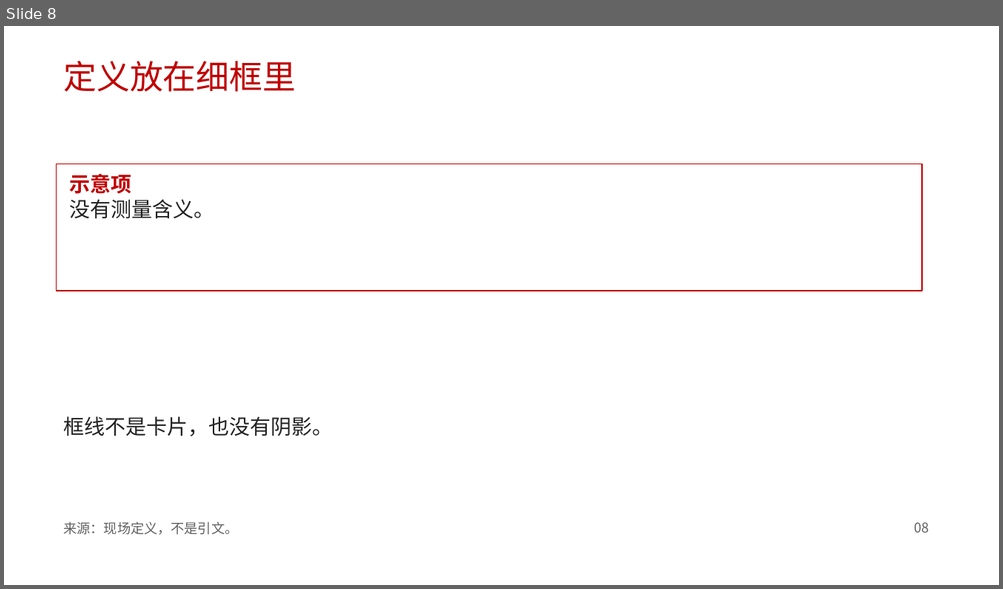
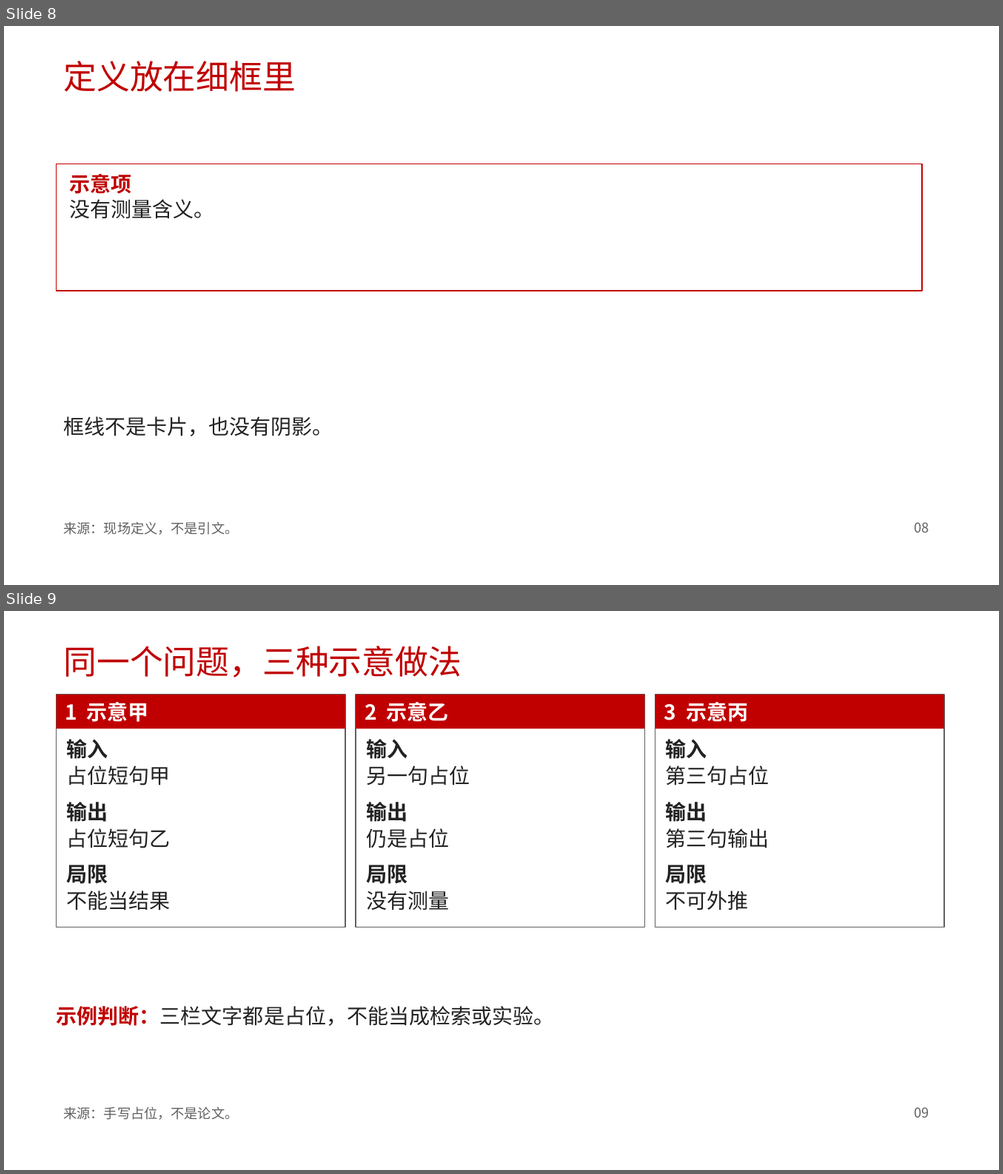
Before and after one commit to 121209/stanford-lecture-ppt-skill, a slide deck: assets/layout-samples/basics.pptx. Shown one above the other, each under a label of ours: slide 8 before the commit, slides 8 and 9 after it. The pictures are 1003x589 and 1003x1174 pixels, drawn with LibreOffice and Linux fonts; fonts in the diff are those of the drawing. Boxes give left, top, right and bottom in pixels: in the first picture for what was removed or moved away, otherwise in the second. Text is boxed around its words. In the diff, an @@ line names an element or a change of style, - is before the commit and + after.

```diff
--- a/assets/layout-samples/basics.pptx
+++ b/assets/layout-samples/basics.pptx
@@ slide 9 added at [4,611,999,1170], background #FFFFFF @@
@@ text added at [63,646,461,678], 32 pt, text #C00000 @@
+同一个问题，三种示意做法
@@ rectangle added at [57,695,345,927], fill #FFFFFF, outline #606060 1 pt @@
@@ rectangle added at [57,695,345,729], fill #C00000, 20 pt, text #FFFFFF, bold @@
+1 示意甲
@@ rectangle added at [356,695,644,927], fill #FFFFFF, outline #606060 1 pt @@
@@ rectangle added at [356,695,644,729], fill #C00000, 20 pt, text #FFFFFF, bold @@
+2 示意乙
@@ rectangle added at [655,695,944,927], fill #FFFFFF, outline #606060 1 pt @@
@@ rectangle added at [655,695,944,729], fill #C00000, 20 pt, text #FFFFFF, bold @@
+3 示意丙
@@ text added at [67,739,108,759], 20 pt, text #222222, bold @@
+输入
@@ text added at [366,739,407,759], 20 pt, text #222222, bold @@
+输入
@@ text added at [666,739,707,759], 20 pt, text #222222, bold @@
+输入
@@ text added at [67,766,170,786], 20 pt, text #222222 @@
+占位短句甲
@@ text added at [366,766,469,786], 20 pt, text #222222 @@
+另一句占位
@@ text added at [666,766,769,786], 20 pt, text #222222 @@
+第三句占位
@@ text added at [67,802,108,822], 20 pt, text #222222, bold @@
+输出
@@ text added at [366,802,407,822], 20 pt, text #222222, bold @@
+输出
@@ text added at [666,802,707,822], 20 pt, text #222222, bold @@
+输出
@@ text added at [67,829,170,849], 20 pt, text #222222 @@
+占位短句乙
@@ text added at [366,829,449,849], 20 pt, text #222222 @@
+仍是占位
@@ text added at [666,829,769,849], 20 pt, text #222222 @@
+第三句输出
@@ text added at [67,865,108,884], 20 pt, text #222222, bold @@
+局限
@@ text added at [366,865,407,884], 20 pt, text #222222, bold @@
+局限
@@ text added at [666,865,707,884], 20 pt, text #222222, bold @@
+局限
@@ text added at [67,891,170,911], 20 pt, text #222222 @@
+不能当结果
@@ text added at [366,891,449,911], 20 pt, text #222222 @@
+没有测量
@@ text added at [666,891,748,911], 20 pt, text #222222 @@
+不可外推
@@ text added at [57,1006,555,1026], 20 pt, text #222222 @@
+示例判断：三栏文字都是占位，不能当成检索或实验。
@@ text added at [63,1107,238,1120], 13 pt, text #606060 @@
+来源：手写占位，不是论文。
@@ text added at [914,1108,929,1118], 13 pt, text #606060 @@
+09
```
Also in this commit, not shown: 1 slide changed, 12 other files.
